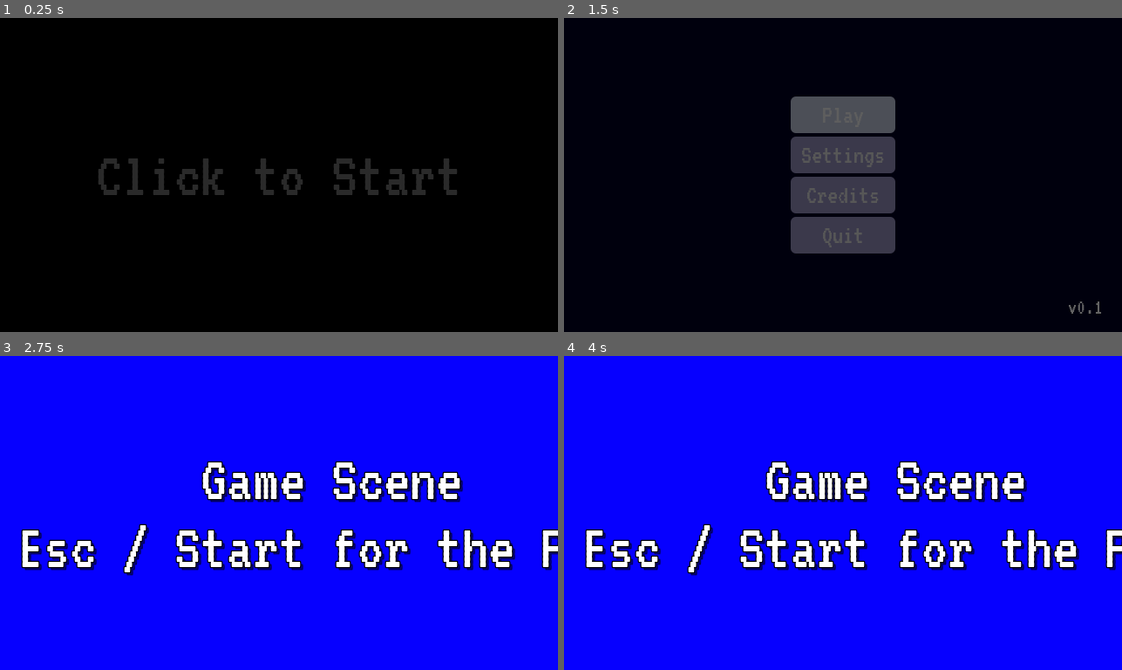
Above: before the commit, frames 1-4 (two rows, left to right).
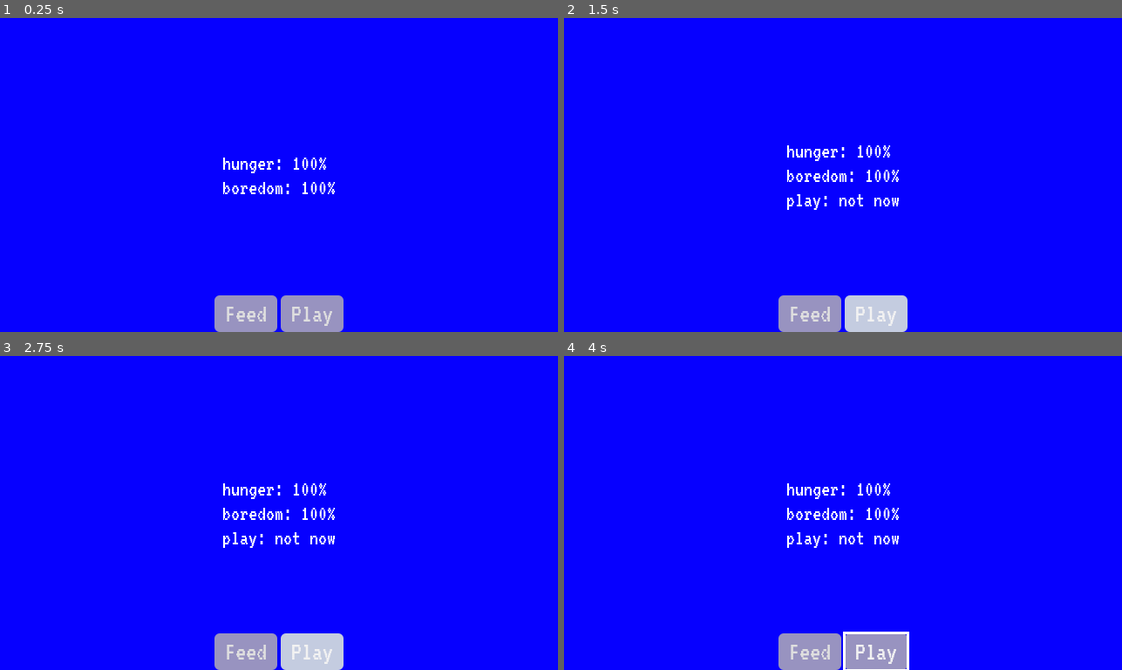
Above: after the commit, the same moments.

Repository: JeremyMarkWilcox/Pet-Game
Game: Godot game, scene res://game/game.tscn
Two runs of this game, one before a commit and one after it. Both use one fixed random seed, a clock stepped at 60 frames per second and the inputs below. Before the commit the project starts from res://core/ui/boot.tscn. Sound files missing from this copy of the repository are replaced by a short silence.
Inputs (mouse positions are in pixels of both pictures, inside the frame that each line leads up to):
- Up to frame 1 (0.25 s): no input
- Up to frame 2 (1.5 s): click (809, 313) at 0.5 s, where only the run after the commit has a clickable "Feed"; click "Play" at 1.25 s
- Up to frame 3 (2.75 s): click (312, 651) at 2 s, where only the run after the commit has a clickable "Play"
- Up to frame 4 (4 s): tap Enter at 2.75 s; move the mouse to (965, 497) at 2.77 s; hold Right (ui_right) 2.78-3.53 s; click (965, 497) at 2.92 s; tap Space at 3.5 s; move the mouse to (731, 528) at 3.52 s; hold Down (ui_down) from 3.53 s (still down)

The runs differ from the first frame. In frame 1, 100% of the frame differs, in the area x 0-100%, y 0-100%; in frame 2, 100%; in frame 3, 12%; in frame 4, 13%.

Commit message:
Added Meters play and hunger

Diff:
--- a/game/game.gd
+++ b/game/game.gd
@@ -2,8 +2,7 @@
 
 @export var music: AudioStream
 @export var pause_menu: BaseMenu
-@export var win_screen: BaseMenu
-@export var game_over_screen: BaseMenu
+@export var needs_system: NeedsSystem
 
 var _last_window_size := Vector2i.ZERO
 
@@ -34,10 +33,8 @@
 
 
 func _on_debug_win() -> void:
-	if not MenuManager.is_menu_open():
-		MenuManager.open_menu(win_screen)
+	needs_system.add_to_all(1.0) # Page Up: refill everything
 
 
 func _on_debug_lose() -> void:
-	if not MenuManager.is_menu_open():
-		MenuManager.open_menu(game_over_screen)
+	needs_system.add_to_all(-0.3) # Page Down: drain 30%
--- a/game/game.tscn
+++ b/game/game.tscn
@@ -3,14 +3,20 @@
 [ext_resource type="Script" uid="uid://qy4it252asph" path="res://game/game.gd" id="1_qdja7"]
 [ext_resource type="AudioStream" uid="uid://4qr4upba6mol" path="res://assets/sounds/music/duty_calls.mp3" id="2_i75et"]
 [ext_resource type="PackedScene" uid="uid://clc41ipfan7bu" path="res://core/ui/pause_menu.tscn" id="2_m71xk"]
-[ext_resource type="Theme" uid="uid://big3vhu7k1hbb" path="res://core/theme/base_theme.tres" id="3_l8g03"]
 [ext_resource type="PackedScene" uid="uid://dr52lc4bvyyj7" path="res://core/ui/settings_menu.tscn" id="3_m71xk"]
+[ext_resource type="Script" uid="uid://bab0dwbj30llf" path="res://game/pet/needs/needs_system.gd" id="3_vsp63"]
+[ext_resource type="Script" uid="uid://c3kq1ndplnwlm" path="res://game/pet/needs/need_data.gd" id="4_b686c"]
 [ext_resource type="PackedScene" uid="uid://cyyymtcnpcy60" path="res://core/ui/end_screen.tscn" id="5_adwu5"]
+[ext_resource type="Resource" uid="uid://cjpffpw62djl2" path="res://game/pet/needs/hunger.tres" id="5_hb504"]
+[ext_resource type="Resource" uid="uid://d1ptpuylddq00" path="res://game/pet/needs/boredom.tres" id="6_ee6o4"]
 [ext_resource type="AudioStream" uid="uid://b8d08d24ieooh" path="res://assets/sounds/music/kayak.mp3" id="6_knu3h"]
 [ext_resource type="AudioStream" uid="uid://c476cpsaki108" path="res://assets/sounds/music/game_over.ogg" id="7_1vmna"]
+[ext_resource type="Script" uid="uid://dbajpfva2dtv1" path="res://game/pet/pet_save.gd" id="7_hb504"]
+[ext_resource type="Script" uid="uid://yy1usu1mpmia" path="res://game/pet/needs/needs_debug_label.gd" id="8_ee6o4"]
 [ext_resource type="PackedScene" uid="uid://cniox0c88ga5l" path="res://core/ui/controls_menu.tscn" id="8_wmqhs"]
+[ext_resource type="Script" uid="uid://brts7u4aslwat" path="res://game/pet/action_button.gd" id="9_hb504"]
 
-[node name="Game" type="Control" unique_id=670230050 node_paths=PackedStringArray("pause_menu", "win_screen", "game_over_screen")]
+[node name="Game" type="Control" unique_id=670230050 node_paths=PackedStringArray("pause_menu", "needs_system")]
 layout_mode = 3
 anchors_preset = 15
 anchor_right = 1.0
@@ -19,9 +25,18 @@
 grow_vertical = 2
 script = ExtResource("1_qdja7")
 music = ExtResource("2_i75et")
-pause_menu = NodePath("PauseMenu")
-win_screen = NodePath("WinScreen")
-game_over_screen = NodePath("GameOverScreen")
+pause_menu = NodePath("Menus/PauseMenu")
+needs_system = NodePath("Systems/NeedsSystem")
+
+[node name="Systems" type="Node" parent="." unique_id=1045684030]
+
+[node name="NeedsSystem" type="Node" parent="Systems" unique_id=2082929055]
+script = ExtResource("3_vsp63")
+needs = Array[ExtResource("4_b686c")]([ExtResource("5_hb504"), ExtResource("6_ee6o4")])
+
+[node name="PetSave" type="Node" parent="Systems" unique_id=695942011 node_paths=PackedStringArray("needs_system")]
+script = ExtResource("7_hb504")
+needs_system = NodePath("../NeedsSystem")
 
 [node name="Background" type="ColorRect" parent="." unique_id=1037094621]
 layout_mode = 1
@@ -32,61 +47,69 @@
 grow_vertical = 2
 color = Color(0.023529412, 0, 1, 1)
 
-[node name="PlaceHolder" type="Label" parent="." unique_id=850699072]
+[node name="NeedsDebugLabel" type="Label" parent="." unique_id=763086249 node_paths=PackedStringArray("needs_system")]
 layout_mode = 1
 anchors_preset = 8
 anchor_left = 0.5
 anchor_top = 0.5
 anchor_right = 0.5
 anchor_bottom = 0.5
-offset_left = -20.0
-offset_top = -11.5
-offset_right = 20.0
-offset_bottom = 11.5
+offset_left = -25.0
+offset_top = -12.5
+offset_right = 25.0
+offset_bottom = 12.5
 grow_horizontal = 2
 grow_vertical = 2
-theme = ExtResource("3_l8g03")
-theme_type_variation = &"TitleLabel"
-text = "    Game Scene
-    Press Esc / Start for the Pause Menu"
-horizontal_alignment = 1
+text = "Stats"
+script = ExtResource("8_ee6o4")
+needs_system = NodePath("../Systems/NeedsSystem")
 
-[node name="VBoxContainer" type="VBoxContainer" parent="." unique_id=2023108572]
+[node name="ActionBar" type="HBoxContainer" parent="." unique_id=1372412126]
 layout_mode = 1
-anchors_preset = 8
+anchors_preset = 7
 anchor_left = 0.5
-anchor_top = 0.5
+anchor_top = 1.0
 anchor_right = 0.5
-anchor_bottom = 0.5
-offset_left = -69.0
-offset_top = -50.5
-offset_right = 69.0
-offset_bottom = 50.5
+anchor_bottom = 1.0
+offset_left = -20.0
+offset_top = -40.0
+offset_right = 20.0
 grow_horizontal = 2
-grow_vertical = 2
+grow_vertical = 0
 
-[node name="PauseMenu" parent="." unique_id=1641965247 node_paths=PackedStringArray("settings_menu") instance=ExtResource("2_m71xk")]
+[node name="Feed" type="Button" parent="ActionBar" unique_id=1939082210 node_paths=PackedStringArray("needs_system")]
+layout_mode = 2
+text = "Feed"
+script = ExtResource("9_hb504")
+action_id = &"feed"
+needs_system = NodePath("../../Systems/NeedsSystem")
+
+[node name="Play" type="Button" parent="ActionBar" unique_id=1525215469 node_paths=PackedStringArray("needs_system")]
+layout_mode = 2
+text = "Play"
+script = ExtResource("9_hb504")
+action_id = &"play"
+needs_system = NodePath("../../Systems/NeedsSystem")
+
+[node name="Menus" type="Node" parent="." unique_id=2028236517]
+
+[node name="PauseMenu" parent="Menus" unique_id=1641965247 node_paths=PackedStringArray("settings_menu") instance=ExtResource("2_m71xk")]
 visible = false
-layout_mode = 1
 settings_menu = NodePath("../SettingsMenu")
 pause_on_focus_loss = false
 
-[node name="SettingsMenu" parent="." unique_id=662873383 node_paths=PackedStringArray("controls_menu") instance=ExtResource("3_m71xk")]
+[node name="SettingsMenu" parent="Menus" unique_id=662873383 node_paths=PackedStringArray("controls_menu") instance=ExtResource("3_m71xk")]
 visible = false
-layout_mode = 1
 controls_menu = NodePath("../ControlsMenu")
 
-[node name="WinScreen" parent="." unique_id=1090858386 instance=ExtResource("5_adwu5")]
+[node name="WinScreen" parent="Menus" unique_id=1090858386 instance=ExtResource("5_adwu5")]
 visible = false
-layout_mode = 1
 heading_text = "You Win!"
 music = ExtResource("6_knu3h")
 
-[node name="GameOverScreen" parent="." unique_id=576888152 instance=ExtResource("5_adwu5")]
+[node name="GameOverScreen" parent="Menus" unique_id=576888152 instance=ExtResource("5_adwu5")]
 visible = false
-layout_mode = 1
 stinger = ExtResource("7_1vmna")
 
-[node name="ControlsMenu" parent="." unique_id=1503134691 instance=ExtResource("8_wmqhs")]
+[node name="ControlsMenu" parent="Menus" unique_id=1503134691 instance=ExtResource("8_wmqhs")]
 visible = false
-layout_mode = 1
--- /dev/null
+++ b/game/pet/action_button.gd
@@ -0,0 +1,14 @@
+class_name ActionButton
+extends Button
+## Triggers one pet action. One button per action; set action_id in the Inspector.
+
+@export var action_id: StringName
+@export var needs_system: NeedsSystem
+
+
+func _ready() -> void:
+	pressed.connect(_on_pressed)
+
+
+func _on_pressed() -> void:
+	needs_system.try_action(action_id)
--- a/game/pet/needs/boredom.tres
+++ b/game/pet/needs/boredom.tres
@@ -4,5 +4,6 @@
 
 [resource]
 script = ExtResource("1_h8dkc")
+id = &"boredom"
 action_id = &"play"
 metadata/_custom_type_script = "uid://c3kq1ndplnwlm"
--- a/game/pet/needs/hunger.tres
+++ b/game/pet/needs/hunger.tres
@@ -4,5 +4,6 @@
 
 [resource]
 script = ExtResource("1_3tc7t")
+id = &"hunger"
 action_id = &"feed"
 metadata/_custom_type_script = "uid://c3kq1ndplnwlm"
--- /dev/null
+++ b/game/pet/needs/needs_debug_label.gd
@@ -0,0 +1,28 @@
+extends Label
+## TEMPORARY: shows need values until the real need bubbles exist.
+
+@export var needs_system: NeedsSystem
+@export var _last_reaction := ""
+
+func _ready() -> void:
+	needs_system.need_changed.connect(_on_need_changed)
+	needs_system.action_handled.connect(_on_action_handled)
+	_refresh()
+
+
+func _on_need_changed(_id: StringName, _value: float) -> void:
+	_refresh()
+
+
+func _on_action_handled(action_id: StringName, accepted: bool) -> void:
+	_last_reaction = "%s: %s" % [action_id, "yes!" if accepted else "not now"]
+	_refresh()
+
+
+func _refresh() -> void:
+	var lines: PackedStringArray = []
+	for need in needs_system.needs:
+		lines.append("%s: %d%%" % [need.id, roundi(needs_system.get_value(need.id) * 100.0)])
+	if _last_reaction != "":
+		lines.append(_last_reaction)
+	text 	= "\n".join(lines)
--- /dev/null
+++ b/game/pet/needs/needs_system.gd
@@ -0,0 +1,88 @@
+class_name NeedsSystem
+extends Node
+## Ticks the pet's needs on real clock time. Values run from 1.0 (full) to 0.0 (empty).
+
+signal need_changed(id: StringName, value: float)
+signal action_handled(action_id: StringName, accepted: bool)
+
+const TICK_INTERVAL := 1.0 ## Seconds between updates
+
+@export var needs: Array[NeedData] = []
+
+var _values: Dictionary[StringName, float] = {}
+var _needs_by_id: Dictionary[StringName, NeedData] = {}
+var _last_tick := 0.0
+
+
+func _ready() -> void:
+	for need in needs:
+		if need.id == &"":
+			push_warning("NeedsSystem: a NeedData has no id: %s" % need.resource_path)
+		_needs_by_id[need.id] = need
+		if not _values.has(need.id):
+			_values[need.id] = 1.0
+	_last_tick = Time.get_unix_time_from_system()
+
+
+func _process(_delta: float) -> void:
+	# Real clock time, not delta: browsers slow down background tabs and pausing stops _process.
+	var now := Time.get_unix_time_from_system()
+	var elapsed := now - _last_tick
+	if elapsed < TICK_INTERVAL:
+		return
+	_last_tick = now
+	for need in needs:
+		_set_value(need.id, get_value(need.id) - need.get_decay_per_second() * elapsed)
+
+
+func get_value(id: StringName) -> float:
+	return _values.get(id, 0.0)
+
+
+func is_requesting(id: StringName) -> bool:
+	var need: NeedData = _needs_by_id.get(id)
+	return need != null and get_value(id) < need.request_threshold
+
+
+func satisfy(id: StringName) -> void:
+	var need: NeedData = _needs_by_id.get(id)
+	if need:
+		_set_value(id, get_value(id) + need.satisfy_amount)
+
+
+## Tries an action (e.g. &"feed"). Only counts if the matching need is low enough to be requested.
+func try_action(action_id: StringName) -> bool:
+	for need in needs:
+		if need.action_id == action_id and is_requesting(need.id):
+			satisfy(need.id)
+			action_handled.emit(action_id, true)
+			return true
+	action_handled.emit(action_id, false)
+	return false
+
+
+## Testing helper: adds amount (negative drains) to every need.
+func add_to_all(amount: float) -> void:
+	for need in needs:
+		_set_value(need.id, get_value(need.id) + amount)
+
+
+func get_save_data() -> Dictionary:
+	var data := {}
+	for id in _values:
+		data[String(id)] = _values[id]
+	return data
+
+
+func load_save_data(data: Dictionary, seconds_away: float) -> void:
+	for need in needs:
+		var value: float = data.get(String(need.id), 1.0)
+		var offline_loss := need.get_decay_per_second() * need.offline_rate_multiplier * seconds_away
+		var lowest := minf(value, need.offline_floor) # never raise a need that was already below the floor
+		_set_value(need.id, maxf(value - offline_loss, lowest))
+	_last_tick = Time.get_unix_time_from_system()
+
+
+func _set_value(id: StringName, value: float) -> void:
+	_values[id] = clampf(value, 0.0, 1.0)
+	need_changed.emit(id, _values[id])
--- /dev/null
+++ b/game/pet/pet_save.gd
@@ -0,0 +1,62 @@
+class_name PetSave
+extends Node
+## Saves and loads the pet as JSON in user:// (on web: the browser's storage).
+## Saves on a timer, on focus loss, on leaving the scene, and via save_game() for a manual button.
+
+signal saved
+
+const SAVE_PATH := "user://pet_save.json"
+const SAVE_VERSION := 1
+
+@export var needs_system: NeedsSystem
+@export_range(5.0, 300.0, 5.0, "suffix:s") var autosave_interval: float = 30.0
+
+var _time_since_save := 0.0
+
+
+func _ready() -> void:
+	load_game()
+
+
+func _process(delta: float) -> void:
+	_time_since_save += delta
+	if _time_since_save >= autosave_interval:
+		save_game()
+
+
+func _notification(what: int) -> void:
+	if what == NOTIFICATION_APPLICATION_FOCUS_OUT or what == NOTIFICATION_WM_CLOSE_REQUEST:
+		save_game()
+
+
+func _exit_tree() -> void:
+	save_game()
+
+
+func save_game() -> void:
+	_time_since_save = 0.0
+	var data := {
+		"version": SAVE_VERSION,
+		"saved_at": Time.get_unix_time_from_system(),
+		"needs": needs_system.get_save_data(),
+	}
+	var file := FileAccess.open(SAVE_PATH, FileAccess.WRITE)
+	if file == null:
+		push_warning("PetSave: could not write %s (error %d)" % [SAVE_PATH, FileAccess.get_open_error()])
+		return
+	file.store_string(JSON.stringify(data, "\t"))
+	file.close()
+	saved.emit()
+
+
+func load_game() -> void:
+	if not FileAccess.file_exists(SAVE_PATH):
+		return # first visit: needs start full
+	var parsed: Variant = JSON.parse_string(FileAccess.get_file_as_string(SAVE_PATH))
+	if not parsed is Dictionary:
+		push_warning("PetSave: save file unreadable, starting fresh")
+		return
+	var data: Dictionary = parsed
+	var now := Time.get_unix_time_from_system()
+	var seconds_away := maxf(0.0, now - float(data.get("saved_at", now)))
+	needs_system.load_save_data(data.get("needs", {}), seconds_away)
--- a/project.godot
+++ b/project.godot
@@ -12,7 +12,7 @@
 
 config/name="Desktop Pet"
 config/version="0.1"
-run/main_scene="uid://bc7gq4vhepj5j"
+run/main_scene="uid://dpeqdxb317lrk"
 config/features=PackedStringArray("4.7", "GL Compatibility")
 config/icon="res://icon.svg"
 
Not shown, added: game/pet/action_button.gd.uid
Not shown, added: game/pet/needs/needs_debug_label.gd.uid
Not shown, added: game/pet/needs/needs_system.gd.uid
Not shown, added: game/pet/pet_save.gd.uid
